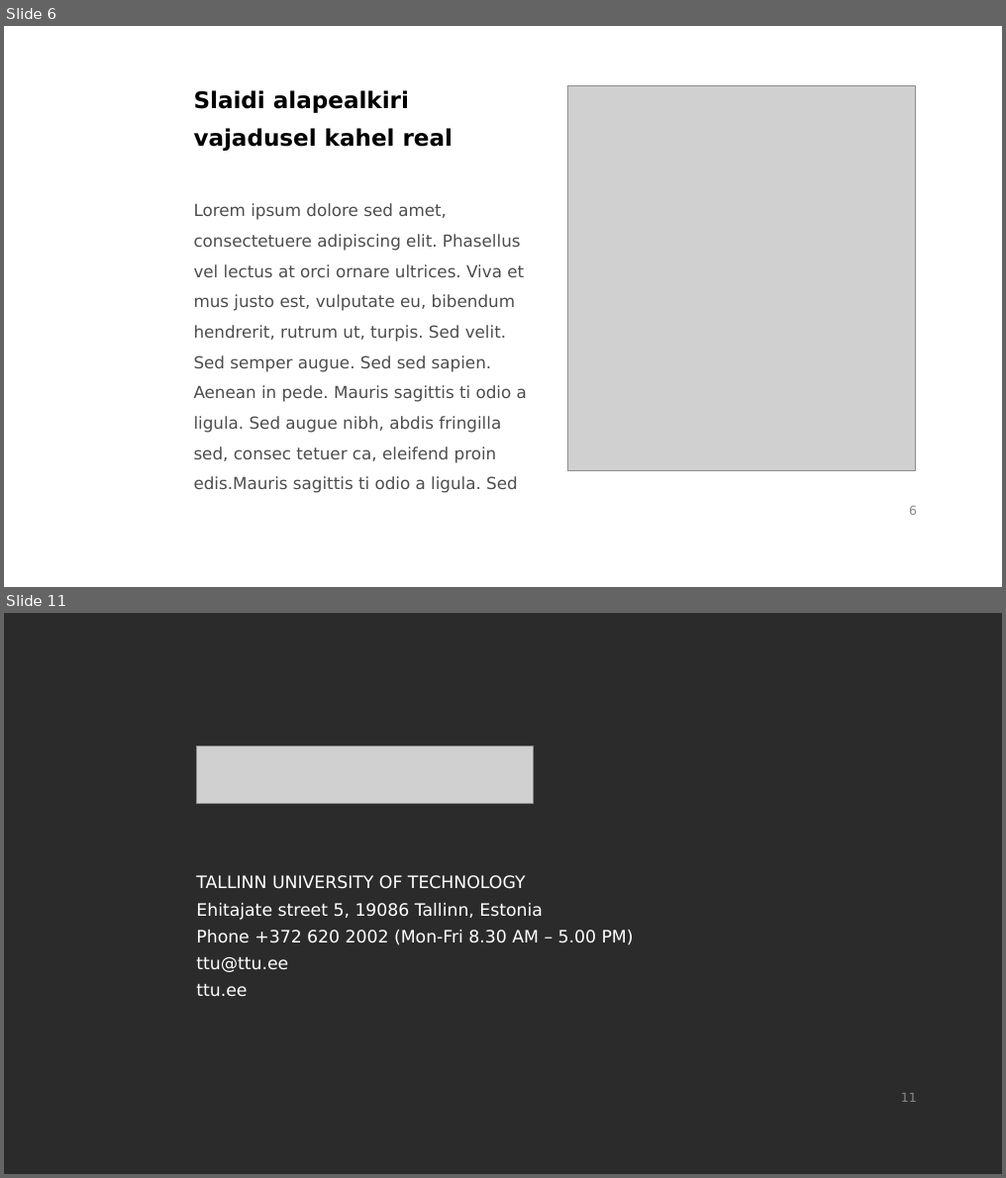
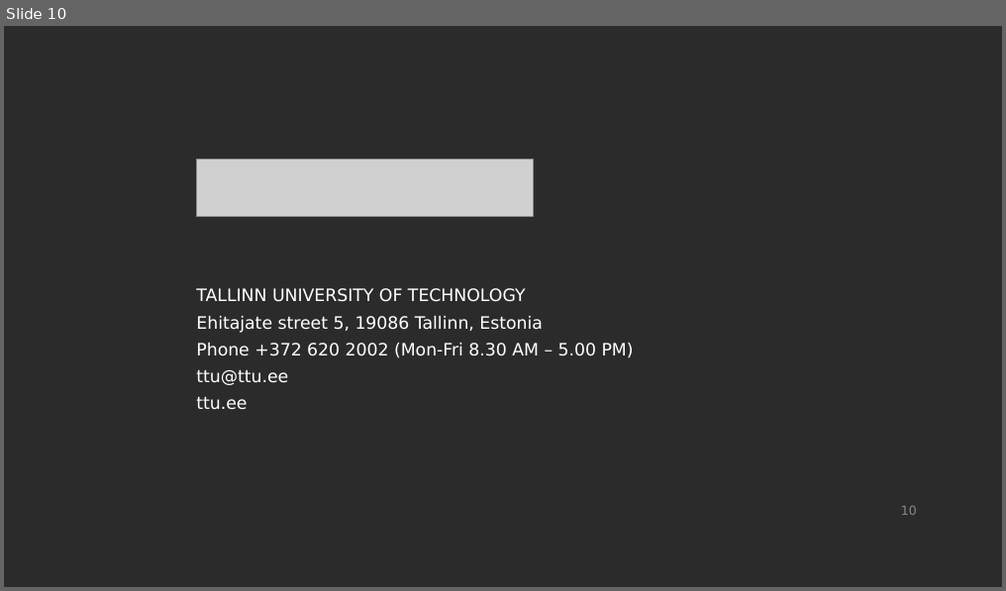
Before and after one commit to gasparka/thesis, a slide deck: presentation.odp. Shown one above the other, each under a label of ours: slides 6 and 11 before the commit, slide 10 after it; the slides between them are not shown. The pictures are 1006x1178 and 1006x591 pixels, drawn with LibreOffice and Linux fonts; fonts in the diff are those of the drawing; grey boxes stand for pictures; background and template pictures are left out; a plain dark background stands for a picture behind light text. Boxes give left, top, right and bottom in pixels: in the first picture for what was removed or moved away, otherwise in the second. Text is boxed around its words. In the diff, an @@ line names an element or a change of style, - is before the commit and + after.

```diff
--- a/presentation.odp
+++ b/presentation.odp
@@ slide 6 removed at (4,26,1002,587), background #FFFFFF; not listed: 1 template element that a slide beside it also shows @@
@@ text removed at (194,90,452,151) @@
-Slaidi alapealkiri
-vajadusel kahel real
@@ picture removed at (567,85,916,472) @@
@@ text removed at (194,203,527,493) @@
-Lorem ipsum dolore sed amet,
-consectetuere adipiscing elit. Phasellus
-vel lectus at orci ornare ultrices. Viva et
-mus justo est, vulputate eu, bibendum
-hendrerit, rutrum ut, turpis. Sed velit.
-Sed semper augue. Sed sed sapien.
-Aenean in pede. Mauris sagittis ti odio a
-ligula. Sed augue nibh, abdis fringilla
-sed, consec tetuer ca, eleifend proin
-edis.Mauris sagittis ti odio a ligula. Sed
@@ what was slide 11 is now slide 10 @@
@@ page number at (901,506,917,515): text changed @@
-11
+10
```
Also in this commit, not shown: 7 slides added, 7 other slides removed.
